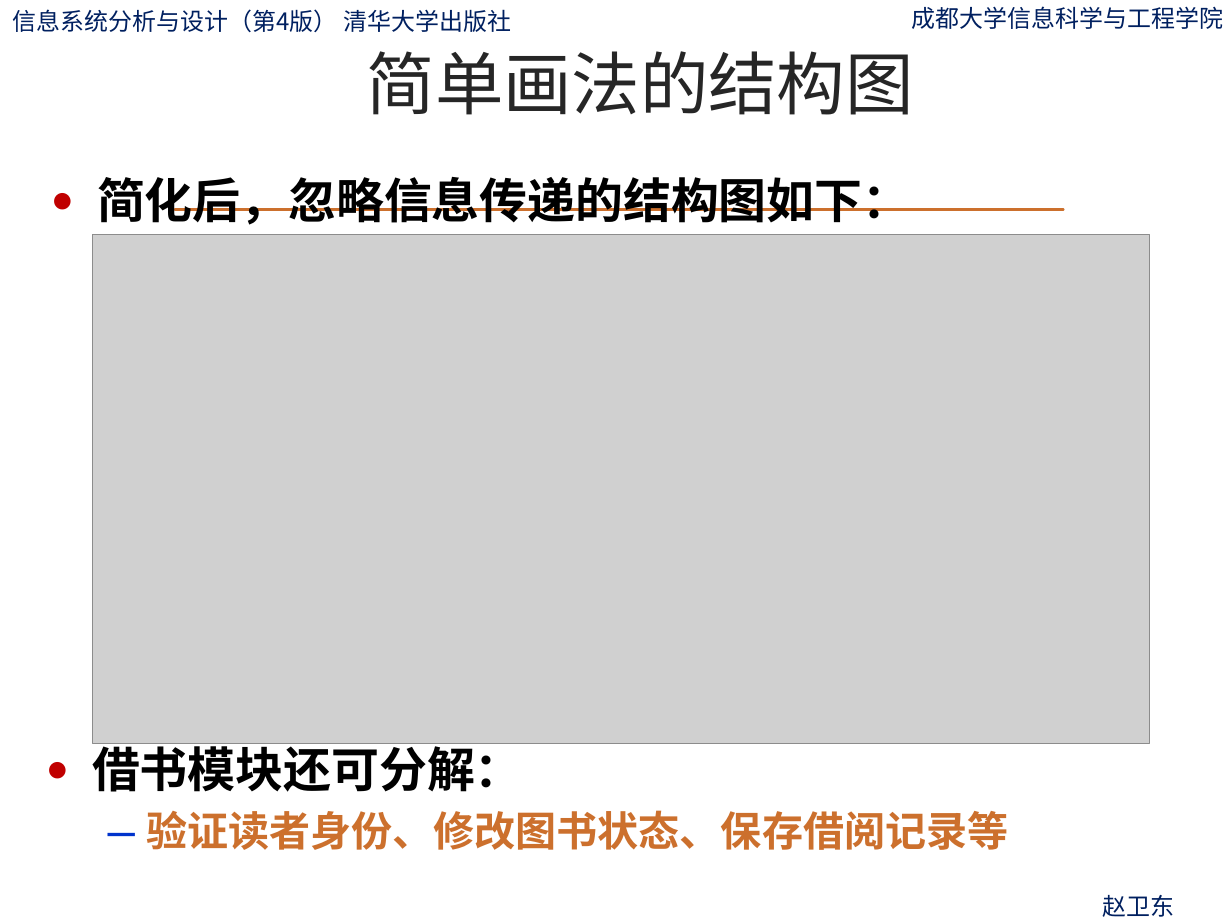
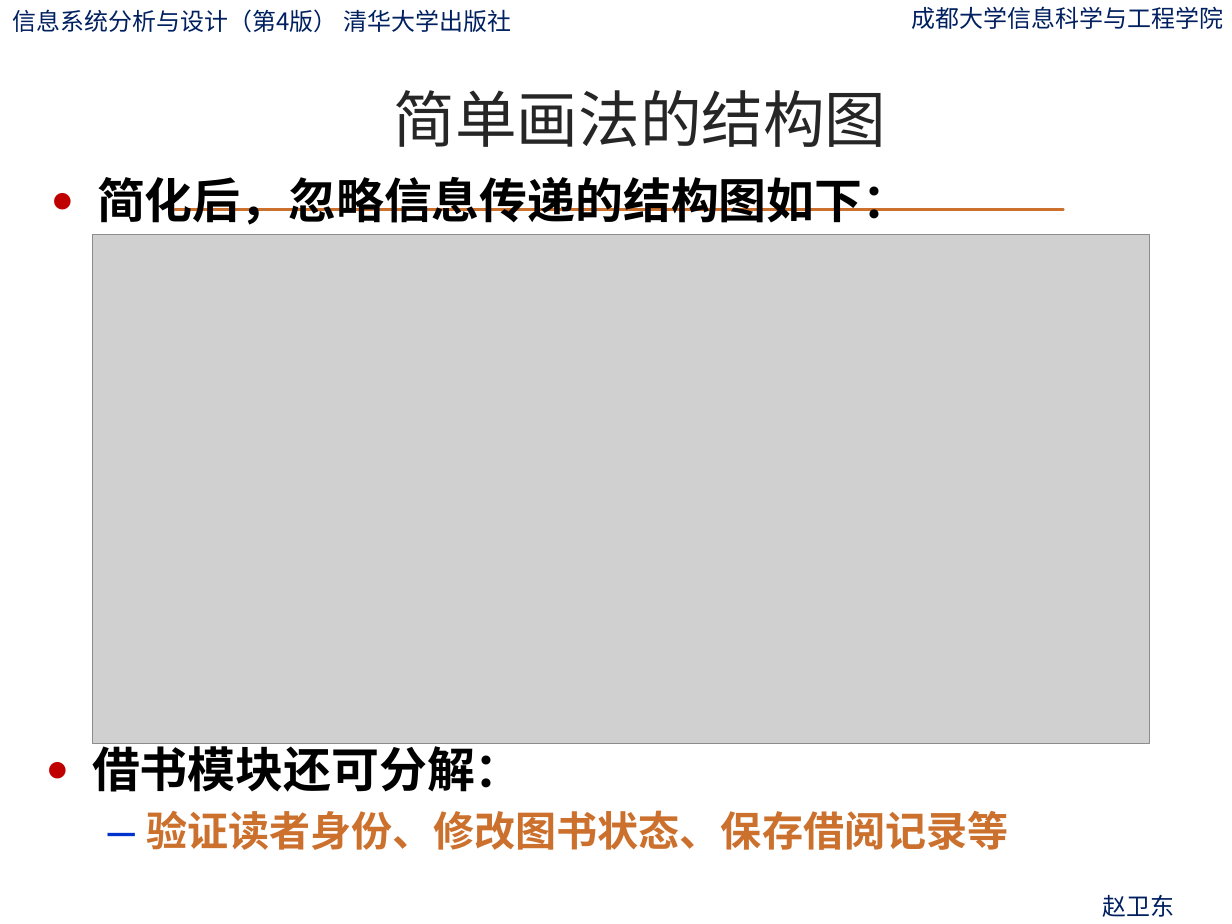
Before and after one commit to ylfagh/is_analysis-1, a slide deck: slide 56 of ppt/第10章-系统总体设计.pptx. Drawn at 1232x924 pixels with LibreOffice and Linux fonts; fonts in the diff are those of the drawing; grey boxes stand for pictures; background and template pictures are left out. Boxes give left, top, right and bottom in pixels: in the first picture for what was removed or moved away, otherwise in the second. Text is boxed around its words. In the diff, an @@ line names an element or a change of style, - is before the commit and + after.

```diff
--- a/ppt/第10章-系统总体设计.pptx
+++ b/ppt/第10章-系统总体设计.pptx
@@ title "简单画法的结构图": place and size @@
-title "简单画法的结构图" at (367,51,914,115)
+title "简单画法的结构图" at (394,90,887,147)
@@ title "简单画法的结构图" at (394,90,887,147): size 40 to 36 pt @@
```
Also in this commit, not shown: 188 other slides changed, 1 slide added.
